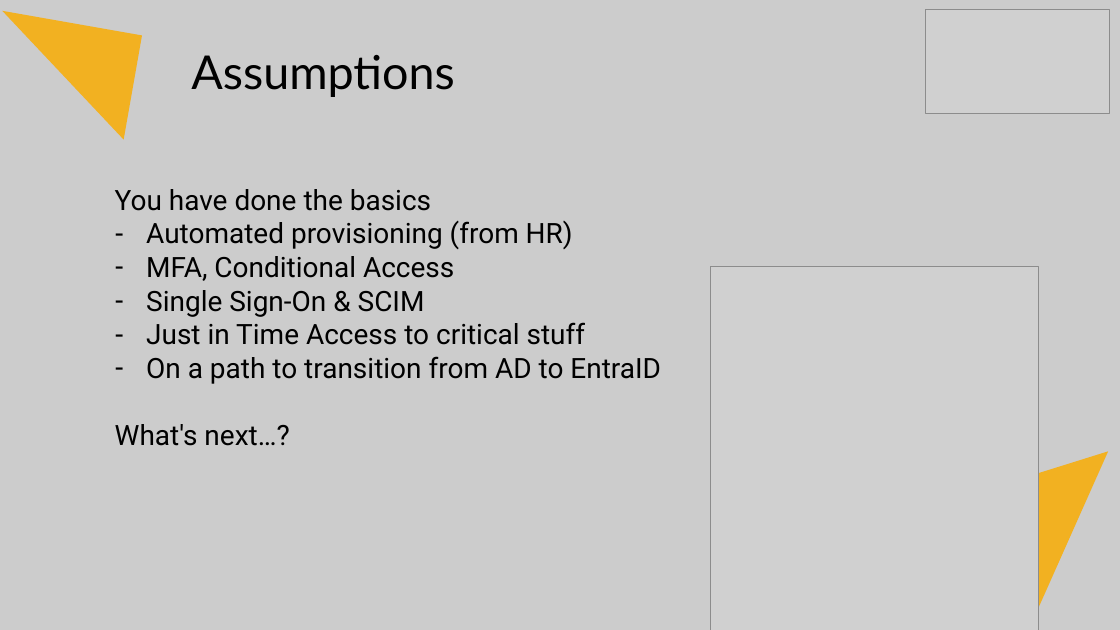
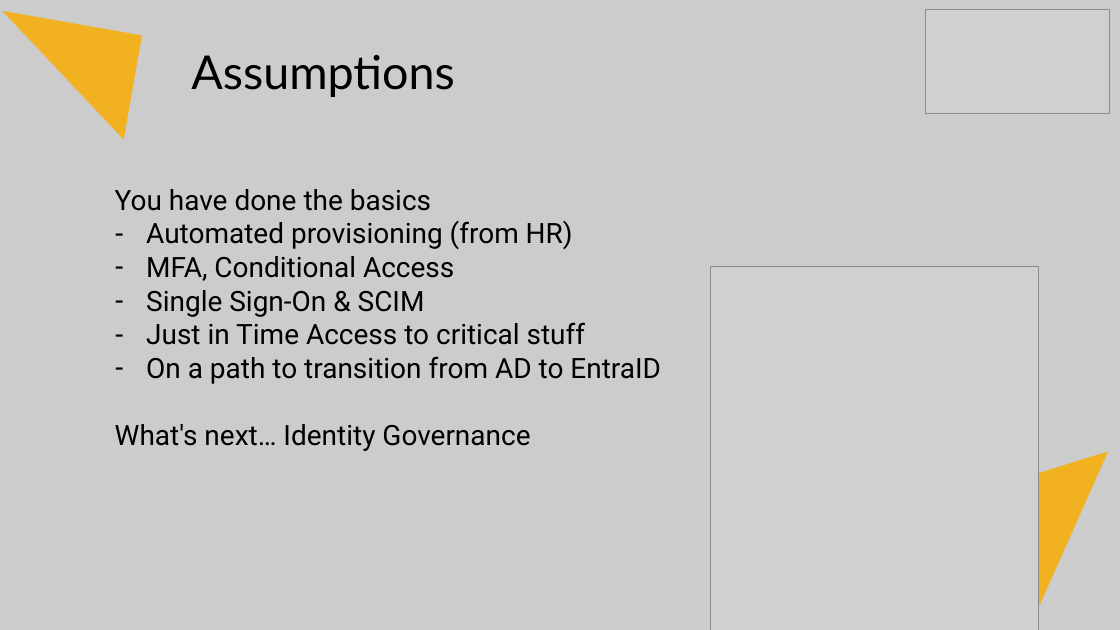
Before and after one commit to Fortigi/IdentityInsights, a slide deck: slide 5 of Presentation/Identity Insights.pptx. Drawn at 1120x630 pixels with LibreOffice and Linux fonts; fonts in the diff are those of the drawing; grey boxes stand for pictures. Boxes give left, top, right and bottom in pixels: in the first picture for what was removed or moved away, otherwise in the second. Text is boxed around its words. In the diff, an @@ line names an element or a change of style, - is before the commit and + after.

```diff
--- a/Presentation/Identity Insights.pptx
+++ b/Presentation/Identity Insights.pptx
@@ text at box(115, 424, 530, 451): text changed @@
-What's next…?
+What's next… Identity Governance
```
Also in this commit, not shown: 14 other slides changed, 16 slides added, 2 slides removed.
